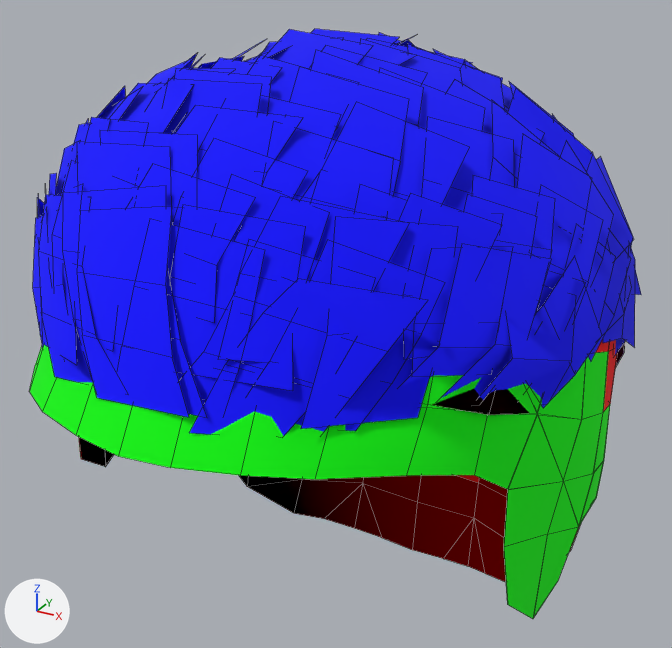
Before and after pictures for a commit that changed the OBJ model Core/Content/Deformables/Hair/hair_003/hair_003.obj.
Before and after are seen from a camera (50 mm lens) standing at (12.0, -22.2, 189.0) and looking at (-0.4, 0.4, 177.7). Arrows for +X, +Y and +Z are at lower left; the lights stay in place. Mesh edges are drawn as thin lines. Where no turn or scale is listed for an object, it has been applied to the vertices. Vertices at the same position are counted once.

In view in the first picture: 'hair_003'.
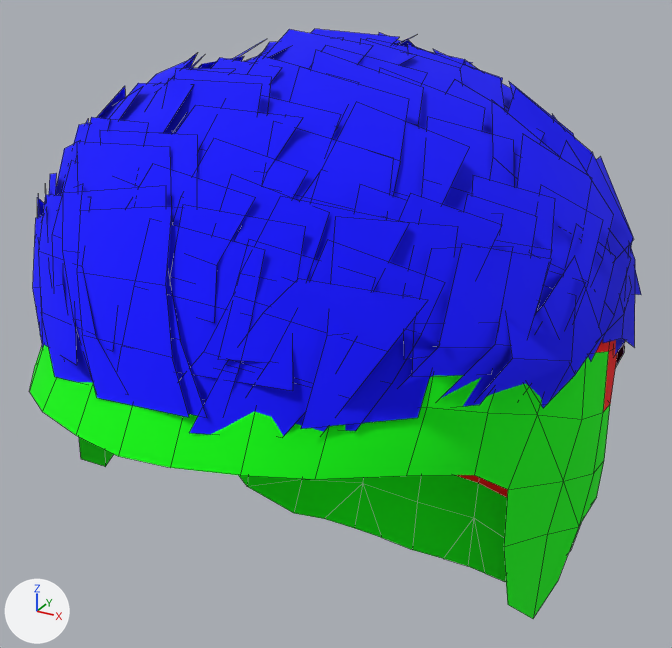
Pixel boxes (x1, y1, x2, y2) of what changed, in the pictures (672 x 648 px):
part 1 of me_hair_003, cut back: (79, 339, 618, 619) in both
part 2 of me_hair_003, recoloured (red to green): (239, 475, 570, 582) in both

The change in detail:
me_hair_003 is used by ob_hair_003; location (0.0, 0.0, 0.0).
me_hair_003 had 1569 vertices, 761 faces and spanned x -7.9..7.9, y -9.7..9.2, z 165.8..186.4.
me_hair_003 now has 1448 vertices, 663 faces and spans x -7.9..7.9, y -9.7..9.2, z 165.8..186.4.
Part 1, on me_hair_003:
121 vertices are removed from x -7.9..7.8, y -8.5..3.9, z 172.1..184.8.
238 faces are deleted.
4 vertices move within x -3.9..2.7, y -7.4..7.6, z 179.4..184.6.
80 new faces join them, mat_hair_inner (red #ff0000).
58 new faces join them, mat_hair_inner_fringe (green #00ff00).
2 new faces join them, mat_hair_outer (blue #0000ff).
me_hair_003 part 2: 43 faces spanning x -7.9..7.8, y -4.3..6.7, z 165.8..179.7 switch from mat_hair_inner (red #ff0000) to mat_hair_inner_fringe (green #00ff00).
